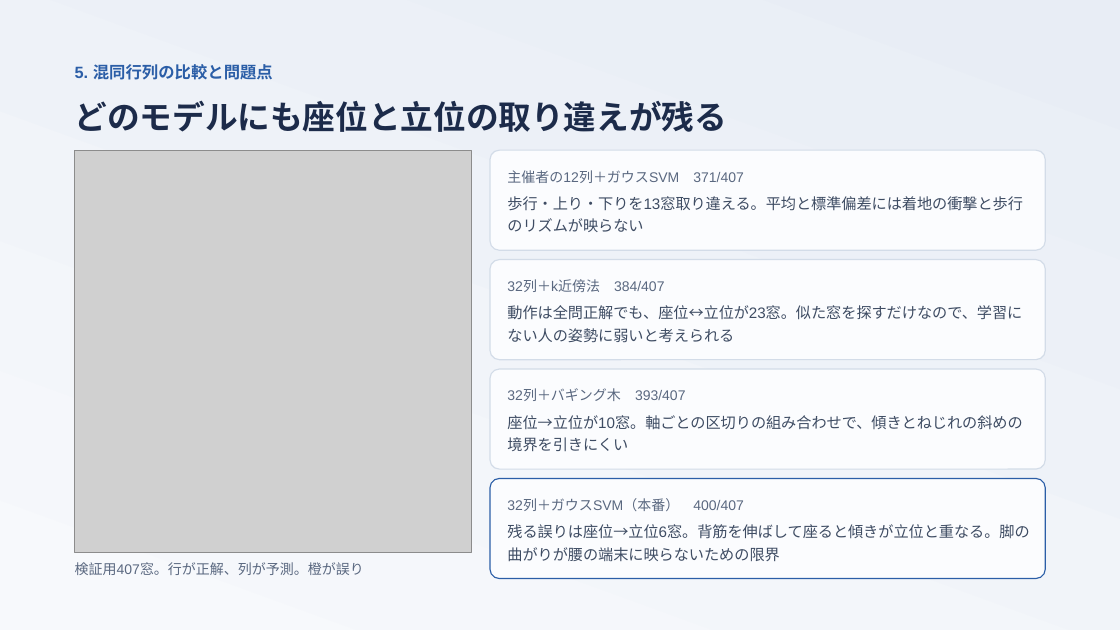
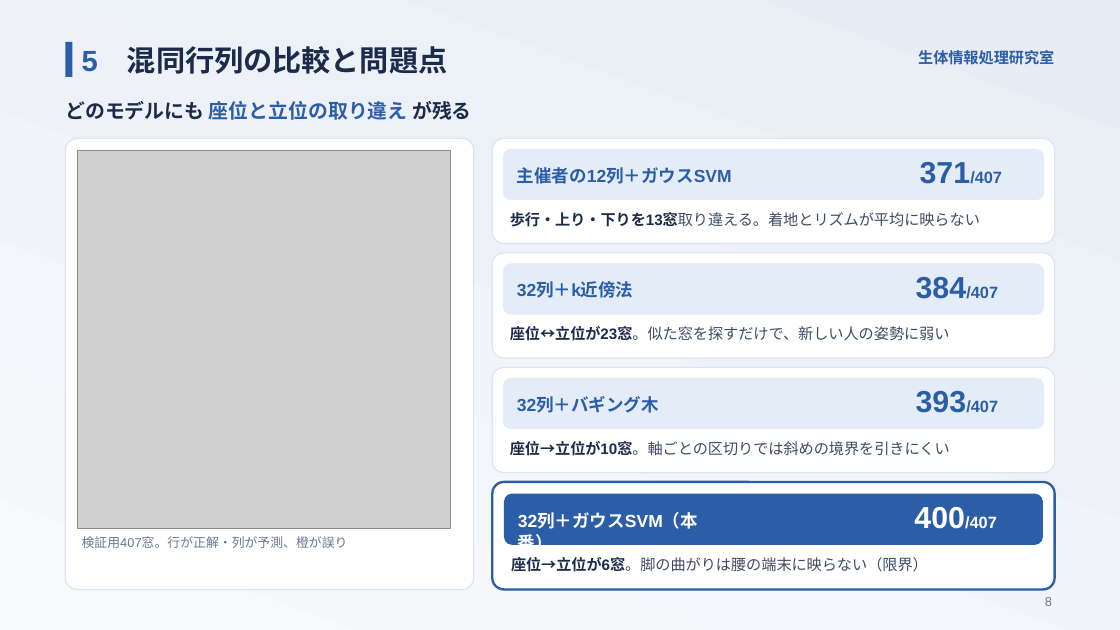
Before and after one commit to takuto-nohara/DataScienceContest, a slide deck: slide 8 of presentation/final_seitailab.pptx. Drawn at 1120x630 pixels with LibreOffice and Linux fonts; fonts in the diff are those of the drawing; grey boxes stand for pictures. Boxes give left, top, right and bottom in pixels: in the first picture for what was removed or moved away, otherwise in the second. Text is boxed around its words. In the diff, an @@ line names an element or a change of style, - is before the commit and + after.

```diff
--- a/presentation/final_seitailab.pptx
+++ b/presentation/final_seitailab.pptx
@@ rectangle added at (66,42,72,77), fill #2B5EA7 @@
@@ text at (82,46,447,74): text changed; size 14 to 25 pt; text colour #2B5EA7 to #1C2B4A @@
-5. 混同行列の比較と問題点
+5 混同行列の比較と問題点
@@ text added at (918,50,1054,65), 13 pt, text #2B5EA7, bold @@
+生体情報処理研究室
@@ text at (65,101,472,120): text changed; size 28 to 17 pt @@
-どのモデルにも座位と立位の取り違えが残る
+どのモデルにも 座位と立位の取り違え が残る
@@ rounded rectangle added at (66,139,474,590), fill #FFFFFF, outline #DCE4EF 1 pt @@
@@ rounded rectangle at (492,139,1054,244): fill #FBFCFE to #FFFFFF; outline #D3DCE8 1 pt to #DCE4EF 1 pt; proportions changed @@
@@ rounded rectangle: place and size @@
-rounded rectangle at (490,150,1045,250)
+rounded rectangle at (492,139,1054,244)
@@ rounded rectangle added at (503,149,1044,200), fill #E4ECF7 @@
@@ picture: place and size @@
-picture at (75,150,471,552)
+picture at (77,150,450,528)
@@ text at (517,167,732,184): text changed; size 12 to 15 pt; text colour #5A6880 to #2B5EA7; bold on @@
-主催者の12列＋ガウスSVM 371/407
+主催者の12列＋ガウスSVM
@@ text added at (920,162,1002,184), 14 pt, text #2B5EA7, bold @@
+371/407
@@ text at (510,212,980,227): text changed @@
-歩行・上り・下りを13窓取り違える。平均と標準偏差には着地の衝撃と歩行のリズムが映らない
+歩行・上り・下りを13窓取り違える。着地とリズムが平均に映らない
@@ rounded rectangle: place and size @@
-rounded rectangle at (490,479,1045,579)
+rounded rectangle at (492,253,1054,358)
@@ rounded rectangle at (492,253,1054,358): fill #FBFCFE to #FFFFFF; outline #2B5EA7 1 pt to #DCE4EF 1 pt; proportions changed @@
@@ rounded rectangle: place and size @@
-rounded rectangle at (490,260,1045,360)
+rounded rectangle at (503,264,1044,315)
@@ rounded rectangle at (503,264,1044,315): fill #FBFCFE to #E4ECF7; outline #D3DCE8 1 pt to none; proportions changed @@
@@ text added at (517,283,634,298), 15 pt, text #2B5EA7, bold @@
+32列＋k近傍法
@@ text at (916,277,998,299): text changed; size 12 to 14 pt; text colour #5A6880 to #2B5EA7; bold on @@
-32列＋k近傍法 384/407
+384/407
@@ text at (510,326,950,341): text changed @@
-動作は全問正解でも、座位↔立位が23窓。似た窓を探すだけなので、学習にない人の姿勢に弱いと考えられる
+座位↔立位が23窓。似た窓を探すだけで、新しい人の姿勢に弱い
@@ rounded rectangle: place and size @@
-rounded rectangle at (490,369,1045,469)
+rounded rectangle at (492,367,1054,472)
@@ rounded rectangle at (492,367,1054,472): fill #FBFCFE to #FFFFFF; outline #D3DCE8 1 pt to #DCE4EF 1 pt; proportions changed @@
@@ rounded rectangle added at (503,378,1044,429), fill #E4ECF7 @@
@@ text at (517,398,659,413): text changed; size 12 to 15 pt; text colour #5A6880 to #2B5EA7; bold on @@
-32列＋バギング木 393/407
+32列＋バギング木
@@ text added at (916,391,998,413), 14 pt, text #2B5EA7, bold @@
+393/407
@@ text at (510,441,950,456): text changed @@
-座位→立位が10窓。軸ごとの区切りの組み合わせで、傾きとねじれの斜めの境界を引きにくい
+座位→立位が10窓。軸ごとの区切りでは斜めの境界を引きにくい
@@ rounded rectangle added at (492,482,1054,590), fill #FFFFFF, outline #2B5EA7 2 pt @@
@@ rounded rectangle added at (504,494,1044,545), fill #2B5EA7 @@
@@ text added at (914,507,997,529), 14 pt, text #FFFFFF, bold @@
+400/407
@@ text at (82,536,348,548): text changed; size 12 to 11 pt; text colour #5A6880 to #6A7890 @@
-検証用407窓。行が正解、列が予測。橙が誤り
+検証用407窓。行が正解・列が予測、橙が誤り
@@ text at (518,513,698,545): text changed; size 12 to 15 pt; text colour #5A6880 to #FFFFFF; bold on @@
-32列＋ガウスSVM（本番） 400/407
+32列＋ガウスSVM（本番）
@@ text at (511,557,928,572): text changed @@
-残る誤りは座位→立位6窓。背筋を伸ばして座ると傾きが立位と重なる。脚の曲がりが腰の端末に映らないための限界
+座位→立位が6窓。脚の曲がりは腰の端末に映らない（限界）
@@ text added at (1045,597,1052,606), 11 pt, text #6A7890 @@
+8
```
Also in this commit, not shown: 7 other slides changed, 16 other files.
